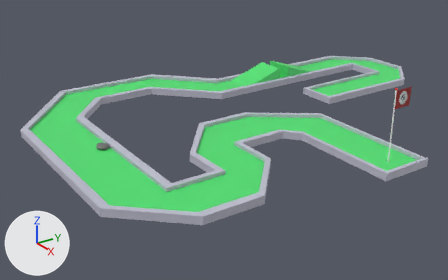
The Blender file Grafik/bane5.blend: old version first, new version second.
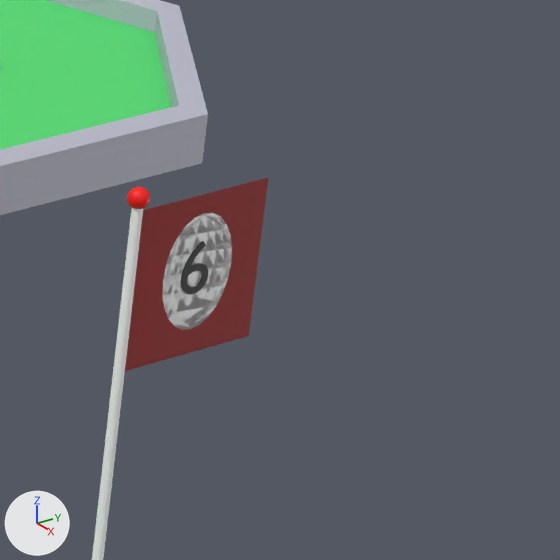
The first picture shows the older version from a camera (50 mm lens) standing at (7.3, -7.92, 4.04) and looking at (-1.49, -1.91, -0.47). The close-ups show both versions on the part from 85% to 100% of the width and 23% to 47% of the height of that picture; other places that the commit changed are outside them. The axes (+X, +Y, +Z) are drawn at lower left. The lights are the same throughout.

Before the edit, the objects in view are built like this:
```python
ob_1_011 = bpy.data.objects.new('1.011', me_1_011)
ob_1_011.location = (1.476, -0.699, 0.918)
ob_1_011.rotation_euler = (1.571, 0.0, 1.571)  # degrees (90, 0, 90)
ob_1_011.scale = (1.22, 1.0, 1.0)
ob_circle_005 = bpy.data.objects.new('Circle.005', me_circle_001)
ob_circle_005.location = (1.475, -0.649, 0.958)
ob_circle_005.rotation_euler = (0.0, 1.571, 0.0)  # degrees (0, 90, 0)
ob_circle_005.scale = (1.21, 1.0, 1.0)
ob_cube = bpy.data.objects.new('Cube', me_cube_001)
ob_cube.location = (-1.926, -0.342, 0.002)
ob_cube_004 = bpy.data.objects.new('Cube.004', me_cube_006)
ob_cube_004.location = (1.475, -0.654, 0.952)
ob_cube_004.scale = (0.0, 1.13, 1.0)
ob_cylinder_005 = bpy.data.objects.new('Cylinder.005', me_cylinder_005)
ob_cylinder_005.location = (1.475, -0.829, 0.498)
ob_sphere_005 = bpy.data.objects.new('Sphere.005', me_sphere_005)
ob_sphere_005.location = (1.475, -0.829, 1.128)
# also in view: 'bane' at (-1.32, -0.95, -0.08)
```
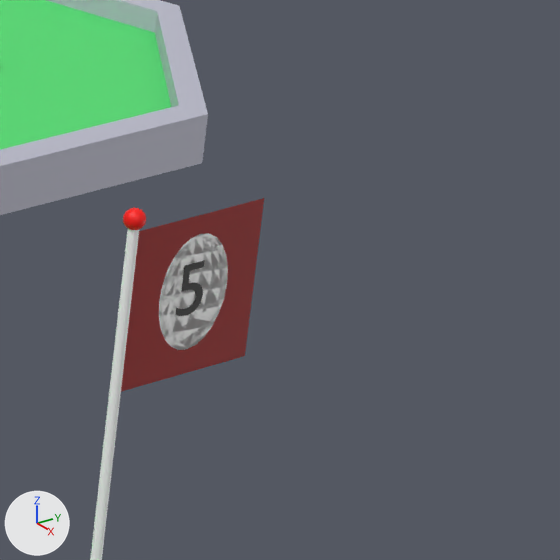
The edits, one by one:
Mesh me_1_009 is new.
It has 156 vertices, 230 faces and spans x 0.007..0.0613, y -0.0013..0.0955, z -0.0008..0.0008.
It uses material mat_material_012 (black #000000).
Object 'Cylinder.005' (ob_cylinder_005) moves from (1.475, -0.829, 0.498) to (1.472, -0.829, 0.458).
Object 'Sphere.005' (ob_sphere_005) moves from (1.475, -0.829, 1.128) to (1.472, -0.829, 1.088).
Object 'Circle.005' (ob_circle_005) moves from (1.475, -0.649, 0.958) to (1.472, -0.649, 0.918).
Object '1.011' (ob_1_011) is deleted.
Object 'Cube.004' (ob_cube_004) moves from (1.475, -0.654, 0.952) to (1.472, -0.655, 0.913).
Object '1.009' (ob_1_009) is new; it shows me_1_009.
Its location is (1.473, -0.699, 0.878).
Its rotation in degrees is (90, 0, 90).
Its scale is (1.22, 1.0, 1.0).

Pixel boxes [x1, y1, x2, y2] of what changed, in the close-ups (560 x 560 px):
'Cube.004', moved
    before: [125, 178, 268, 371]
    after: [121, 198, 264, 391]
'Circle.005', moved
    before: [162, 213, 232, 330]
    after: [159, 233, 228, 350]
'Cylinder.005', moved
    before: [92, 208, 143, 560]
    after: [90, 229, 139, 560]
'Sphere.005', moved
    before: [127, 187, 150, 209]
    after: [123, 208, 146, 230]
'1.011', deleted (black)
    before: [181, 241, 208, 294]
'1.009', added (black)
    after: [175, 260, 205, 316]
'Cube.009', unchanged, uncovered by the edit
    after: [47, 0, 157, 32]
